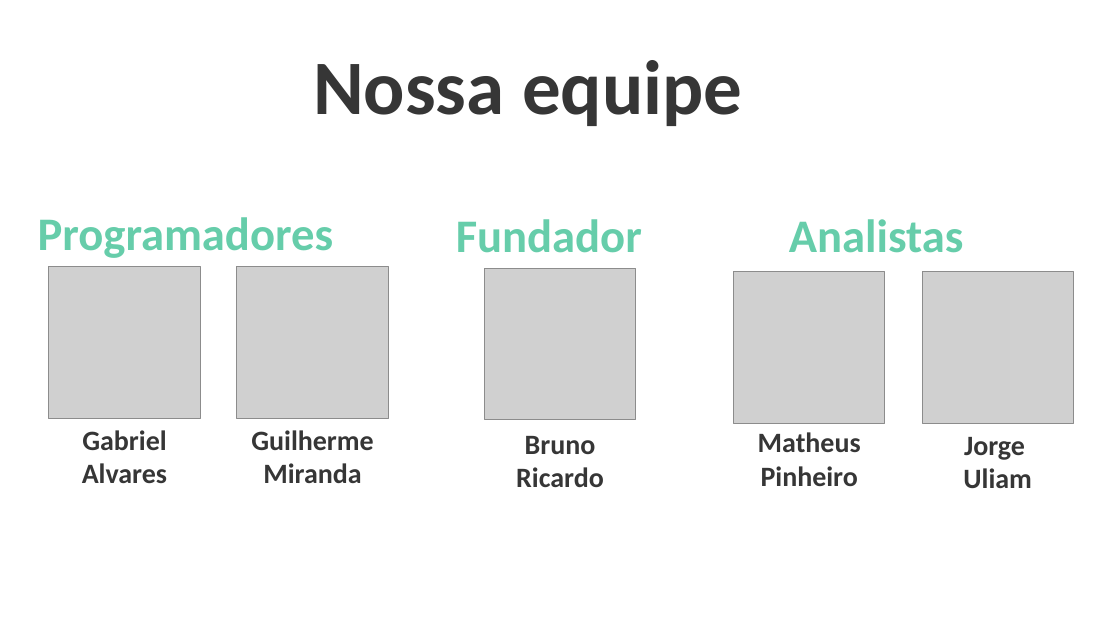
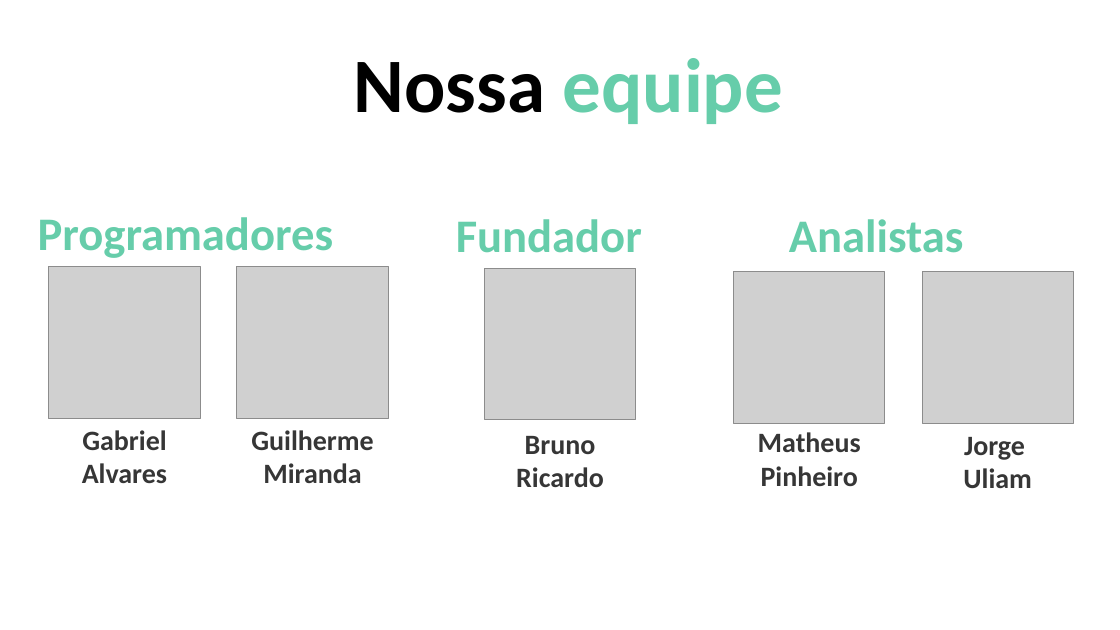
Before and after one commit to BandTec/Cyberlife, a slide deck: slide 2 of documentacao/Slide de apresentação sprint 3.pptx. Drawn at 1120x630 pixels with LibreOffice and Linux fonts; fonts in the diff are those of the drawing; grey boxes stand for pictures. Boxes give left, top, right and bottom in pixels: in the first picture for what was removed or moved away, otherwise in the second. Text is boxed around its words. In the diff, an @@ line names an element or a change of style, - is before the commit and + after.

```diff
--- a/documentacao/Slide de apresentação sprint 3.pptx
+++ b/documentacao/Slide de apresentação sprint 3.pptx
@@ text "Nossa equipe": place and size @@
-text "Nossa equipe" at (313,60,742,126)
+text "Nossa equipe" at (354,58,783,124)
@@ text "Nossa equipe" at (354,58,783,124): text colour #363636 to #000000 in "Nossa"; text colour #363636 to #66CDAA in "equipe" @@
```
Also in this commit, not shown: 2 slides added, 1 other file.
